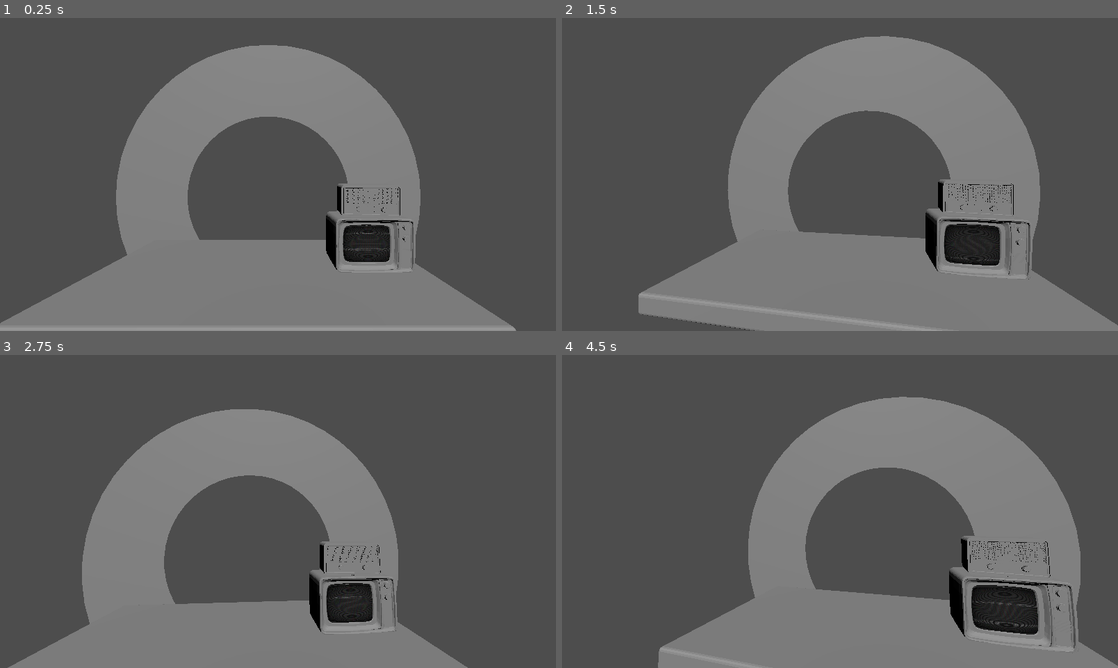
Above: before the commit, frames 1-4 (two rows, left to right).
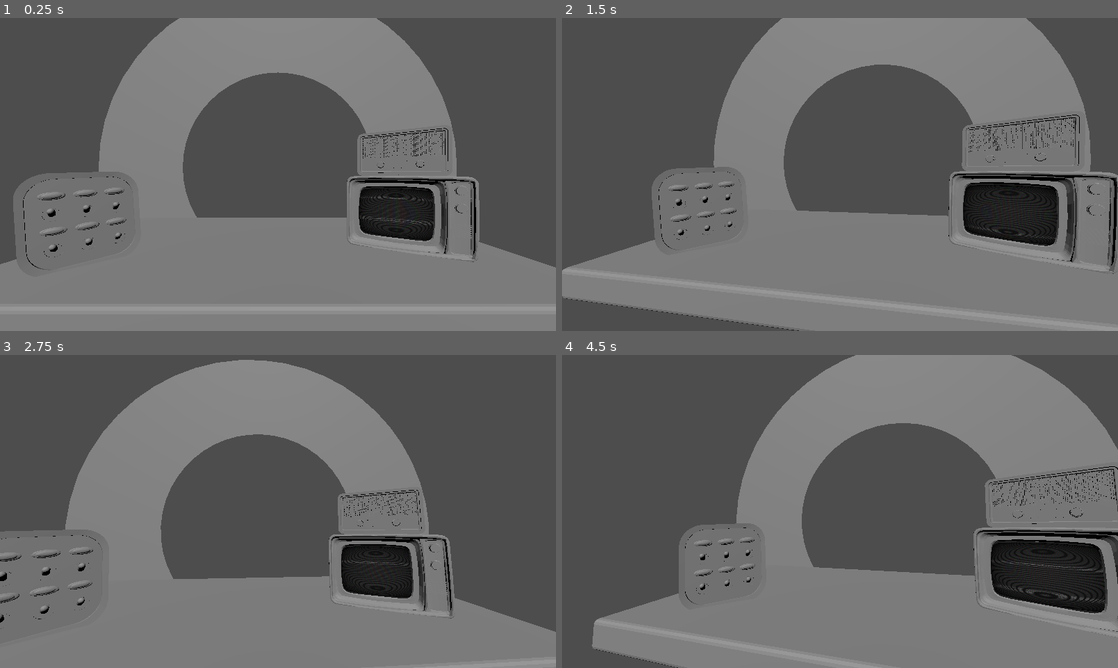
Above: after the commit, the same moments.

Repository: YAGOTAGO/UnderPressure
Game: Godot game, scene res://scenes/main.tscn
The game is run twice, just before and just after one commit, with the same random seed, the same clock (stepped at 60 frames per second) and the same inputs. This scene is started directly instead of the project's main scene.
Inputs (mouse positions are in pixels of both pictures, inside the frame that each line leads up to):
- Up to frame 1 (0.25 s): no input
- Up to frame 2 (1.5 s): move the mouse to (962, 158) at 0.52 s; click (962, 158) at 0.6 s; tap Enter at 1.25 s; move the mouse to (728, 190) at 1.27 s; click (728, 190) at 1.35 s
- Up to frame 3 (2.75 s): tap Space at 2 s; move the mouse to (333, 442) at 2.02 s; click (333, 442) at 2.1 s
- Up to frame 4 (4.5 s): move the mouse to (812, 574) at 2.77 s; click (812, 574) at 2.85 s; move the mouse to (1006, 558) at 3.52 s; click (1006, 558) at 3.6 s; move the mouse to (673, 464) at 4.27 s; click (673, 464) at 4.35 s

The runs differ from the first frame. In frame 1, 36% of the frame differs, in the area x 0-100%, y 0-100%; in frame 2, 37%; in frame 3, 33%; in frame 4, 36%.

Commit message:
Added switchboard and main scene

Diff:
--- /dev/null
+++ b/scenes/3D Components/EmergencyButton.tscn
@@ -0,0 +1,14 @@
+[gd_scene load_steps=3 format=3 uid="uid://cdn3cfnnhonki"]
+
+[ext_resource type="ArrayMesh" uid="uid://bimr16p6fhs7g" path="res://objects/emergencybuttonbase.obj" id="1_tqlbd"]
+[ext_resource type="ArrayMesh" uid="uid://bmo1jhxdbnscw" path="res://objects/emergencybuttoncase.obj" id="2_djnkh"]
+
+[node name="EmergencyButton" type="Node3D"]
+
+[node name="Emergencybuttonbase" type="MeshInstance3D" parent="."]
+transform = Transform3D(1, 0, 0, 0, 1, 0, 0, 0, 1, 3, -3, -1)
+mesh = ExtResource("1_tqlbd")
+
+[node name="Emergencybuttoncase" type="MeshInstance3D" parent="."]
+transform = Transform3D(1, 0, 0, 0, 1, 0, 0, 0, 1, 3, -3, -1)
+mesh = ExtResource("2_djnkh")
--- a/scenes/3D Components/Switch3D.tscn
+++ b/scenes/3D Components/Switch3D.tscn
@@ -3,8 +3,9 @@
 [ext_resource type="ArrayMesh" uid="uid://8ojpotqybhat" path="res://objects/switch_lever.obj" id="1_i80v6"]
 [ext_resource type="Script" path="res://scripts/3D Scripts/Switch3D.gd" id="2_inkt2"]
 
-[sub_resource type="SphereShape3D" id="SphereShape3D_v8mey"]
-radius = 0.2
+[sub_resource type="CapsuleShape3D" id="CapsuleShape3D_kg4xh"]
+radius = 0.247978
+height = 0.811551
 
 [node name="Switch3D" type="Node3D"]
 script = ExtResource("2_inkt2")
@@ -21,8 +22,8 @@
 [node name="Area3D" type="Area3D" parent="SwitchContainer"]
 
 [node name="CollisionShape3D" type="CollisionShape3D" parent="SwitchContainer/Area3D"]
-transform = Transform3D(1, 0, 0, 0, 1, 0, 0, 0, 1, 0, 0.0200812, 0.089609)
-shape = SubResource("SphereShape3D_v8mey")
+transform = Transform3D(1, 0, 0, 0, 0.989576, -0.144011, 0, 0.144011, 0.989576, 0, 0.0375847, -0.0721699)
+shape = SubResource("CapsuleShape3D_kg4xh")
 
 [connection signal="mouse_entered" from="SwitchContainer/Area3D" to="." method="_on_area_3d_mouse_entered"]
 [connection signal="mouse_exited" from="SwitchContainer/Area3D" to="." method="_on_area_3d_mouse_exited"]
--- a/scenes/3D Components/SwitchBoard3D.tscn
+++ b/scenes/3D Components/SwitchBoard3D.tscn
@@ -6,12 +6,6 @@
 
 [node name="SwitchBoard3d" type="Node3D"]
 script = ExtResource("1_fqq0t")
-
-[node name="Camera3D" type="Camera3D" parent="."]
-transform = Transform3D(1, 0, 0, 0, 1, 0, 0, 0, 1, 0.685585, 0.571785, 3.65056)
-
-[node name="OmniLight3D" type="OmniLight3D" parent="."]
-transform = Transform3D(1, 0, 0, 0, 1, 0, 0, 0, 1, 0, 0.25739, 1.77372)
 
 [node name="SwitchBase" type="MeshInstance3D" parent="."]
 transform = Transform3D(1, 0, 0, 0, 1, 0, 0, 0, 1, 3.97098, 0.0947313, -1.18852)
--- a/scenes/main.tscn
+++ b/scenes/main.tscn
@@ -1,31 +1,35 @@
-[gd_scene load_steps=6 format=3 uid="uid://dlypsuxn3noka"]
+[gd_scene load_steps=7 format=3 uid="uid://dlypsuxn3noka"]
 
 [ext_resource type="Script" path="res://scripts/3D Scripts/camera_3d.gd" id="1_473u7"]
 [ext_resource type="PackedScene" uid="uid://mng8q3q44jxx" path="res://scenes/3D Components/TV3D.tscn" id="2_pv8vt"]
 [ext_resource type="ArrayMesh" uid="uid://bo838mjm4o54m" path="res://objects/radio.obj" id="3_3caqr"]
 [ext_resource type="ArrayMesh" uid="uid://b8mwutpc18fyp" path="res://objects/wall_ring.obj" id="4_ewsh0"]
 [ext_resource type="ArrayMesh" uid="uid://dtl53qhniaxs7" path="res://objects/newtable.obj" id="5_bm264"]
+[ext_resource type="PackedScene" uid="uid://c22n6icpny0xs" path="res://scenes/3D Components/SwitchBoard3D.tscn" id="6_dibri"]
 
 [node name="Main" type="Node3D"]
 
 [node name="DirectionalLight3D" type="DirectionalLight3D" parent="."]
-transform = Transform3D(1, 0, 0, 0, 0.725134, 0.688608, 0, -0.688608, 0.725134, -2.08482, 8.13339, 4.40576)
+transform = Transform3D(1, 0, 0, 0, 0.725134, 0.688608, 0, -0.688608, 0.725134, -2.08482, 8.13339, 6.59334)
 
 [node name="Camera3D" type="Camera3D" parent="."]
-transform = Transform3D(1, 0, 0, 0, 1, 0, 0, 0, 1, 0.552679, 4.26659, 6.87079)
+transform = Transform3D(1, 0, 0, 0, 1, 0, 0, 0, 1, 0.0363044, 2.55786, 5.05646)
 script = ExtResource("1_473u7")
 
 [node name="Tv3d" parent="." instance=ExtResource("2_pv8vt")]
-transform = Transform3D(1, 0, 0, 0, 1, 0, 0, 0, 1, 3.75638, -0.459413, -4.0254)
+transform = Transform3D(0.892074, 0, -0.45189, 0, 1, 0, 0.45189, 0, 0.892074, 4.25091, -0.459413, -3.46993)
 
 [node name="Radio" type="MeshInstance3D" parent="."]
-transform = Transform3D(1, 0, 0, 0, 1, 0, 0, 0, 1, -0.306366, 0.536499, -4.67659)
+transform = Transform3D(0.892074, 0, -0.45189, 0, 1, 0, 0.45189, 0, 0.892074, 0.920902, 0.536499, -5.88676)
 mesh = ExtResource("3_3caqr")
 
 [node name="WallRing" type="MeshInstance3D" parent="."]
-transform = Transform3D(1, 0, 0, 0, 1, 0, 0, 0, 1, -0.0260868, 2.90524, -5.26834)
+transform = Transform3D(1, 0, 0, 0, 1, 0, 0, 0, 1, 0.0240955, 2.90524, -5.26834)
 mesh = ExtResource("4_ewsh0")
 
 [node name="Table" type="MeshInstance3D" parent="."]
 transform = Transform3D(1, 0, 0, 0, 1, 0, 0, 0, 1, -0.0790592, 0.577285, -5.87979)
 mesh = ExtResource("5_bm264")
+
+[node name="SwitchBoard3d" parent="." instance=ExtResource("6_dibri")]
+transform = Transform3D(0.705619, -0.0669873, 0.705418, 0.0446118, 0.997746, 0.0501227, -0.707185, -0.00389761, 0.707017, -5.40072, 0.406168, 0.759855)
--- a/scripts/3D Scripts/Switch3D.gd
+++ b/scripts/3D Scripts/Switch3D.gd
@@ -13,9 +13,9 @@
 
 	is_up = !is_up
 	if(is_up):
-		switch.rotate_x(-0.5)
+		switch.rotate_x(-0.7)
 	else:
-		switch.rotate_x(0.5)
+		switch.rotate_x(0.7)
 
 
 # Called every frame. 'delta' is the elapsed time since the previous frame.
Not shown, added: objects/silderbase.obj
Not shown, added: objects/silderbutton.obj
